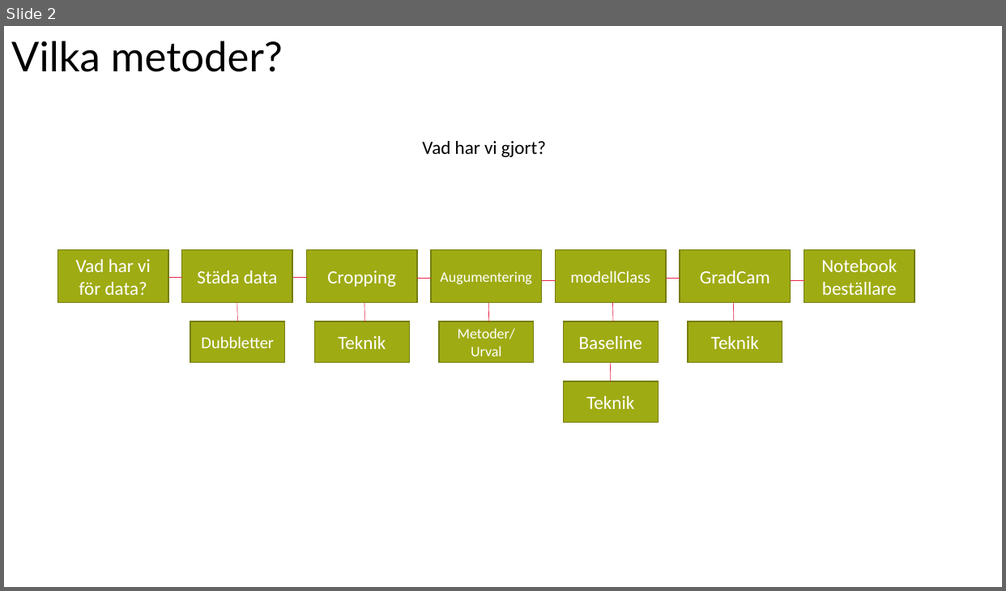
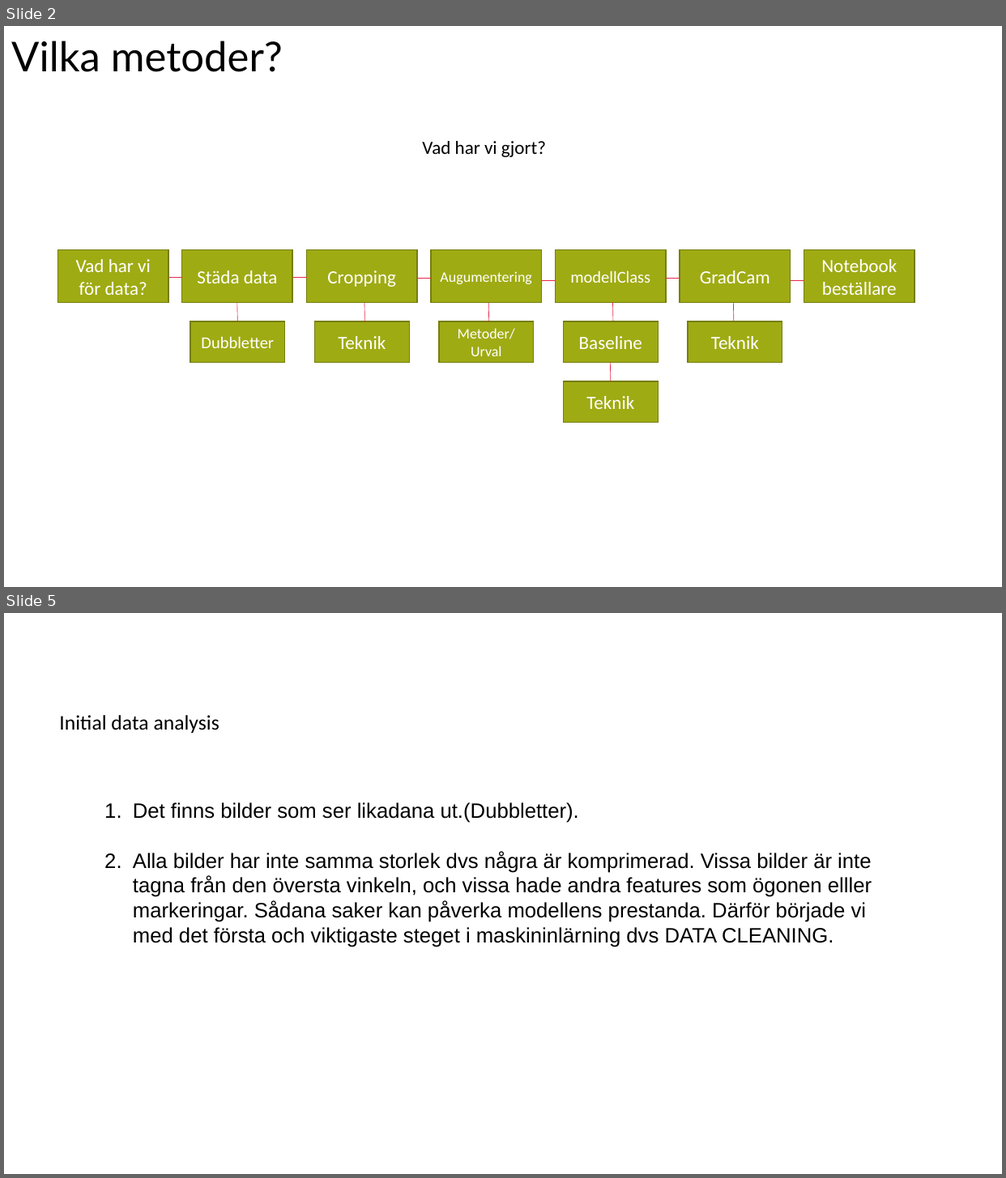
Before and after one commit to Jimmy-Nnilsson/StudieGrupp3_MLProjekt, a slide deck: Projectdocuments/GruppPresentation_NL.pptx. Shown one above the other, each under a label of ours: slide 2 before the commit, slides 2 and 5 after it; the slides between them are not shown. The pictures are 1006x591 and 1006x1178 pixels, drawn with LibreOffice and Linux fonts; fonts in the diff are those of the drawing; background and template pictures are left out. Boxes give left, top, right and bottom in pixels: in the first picture for what was removed or moved away, otherwise in the second. Text is boxed around its words. In the diff, an @@ line names an element or a change of style, - is before the commit and + after.

```diff
--- a/Projectdocuments/GruppPresentation_NL.pptx
+++ b/Projectdocuments/GruppPresentation_NL.pptx
@@ slide 5 added at bbox=[4, 613, 1002, 1174], background picture (left out) @@
@@ text added at bbox=[59, 715, 219, 733], 20 pt, text #000000 @@
+Initial data analysis
@@ text added at bbox=[133, 803, 872, 948], 20 pt, text #000000 @@
+1. Det finns bilder som ser likadana ut.(Dubbletter).
+2. Alla bilder har inte samma storlek dvs några är komprimerad. Vissa bilder är inte tagna från den översta vinkeln, och vissa hade andra features som ögonen elller markeringar. Sådana saker kan påverka modellens prestanda. Därför började vi med det första och viktigaste steget i maskininlärning dvs DATA CLEANING.
```
Also in this commit, not shown: 6 other slides added.
